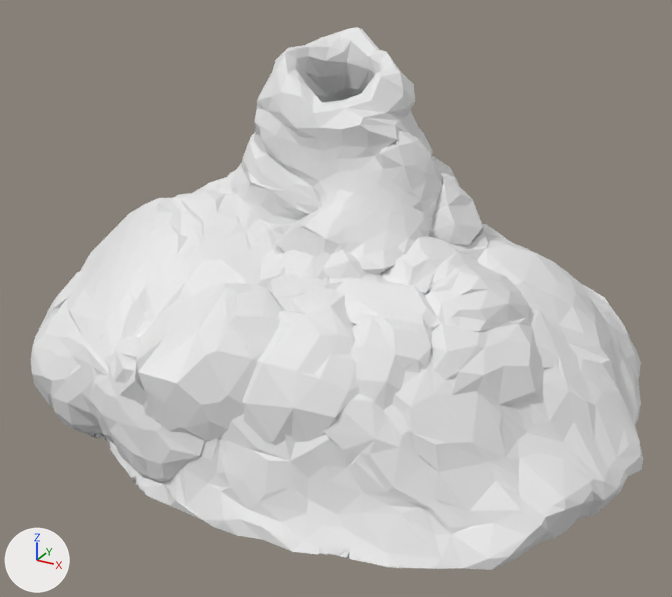
The FBX model HydroVent2.fbx as it was, and as the next commit left it.
The view is the same before and after, from a camera (50 mm lens) standing at (2.38, -3.97, 2.78) and looking at (0.23, -0.08, 0.83). The axes (+X, +Y, +Z) are drawn at lower left. The lights are the same throughout. Where no turn or scale is listed for an object, it has been applied to the vertices.

Script lines for the objects in view, before the commit:
```python
me_volcan = bpy.data.meshes.new('volcan')
me_volcan.from_pydata(...)  # 3564 vertices, 7909 faces; spans x -1.66..1.7, y -1.31..1.44, z -0.75..1.21
ob_volcan = bpy.data.objects.new('volcan', me_volcan)
ob_volcan.location = (0.162, 0.0, 0.946)
```
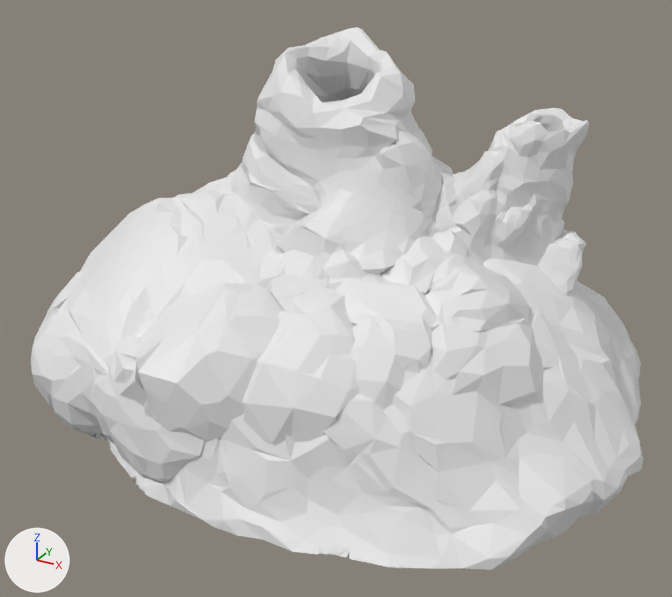
What differs and where, as boxes [x1, y1, x2, y2] in the pictures (672 x 597 px):
part 1 of me_volcan, added
    after: [425, 108, 589, 296]

The change, as a list of edits to the scene's bpy script:
```text
Change me_volcan:
    where me_volcan.from_pydata(...)  # 3564 vertices, 7909 faces; spans x -1.66..1.7, y -1.31..1.44, z -0.75..1.21
    used by ob_volcan; location = (0.162, 0.0, 0.946)
    me_volcan part 1: the loose piece of 3564 vertices spanning x -1.66..1.7, y -1.31..1.44, z -0.75..1.21 is copied, and the copy is multiplied about its middle by the matrix ((-0.055, 0.439, 0.34), (-0.394, -0.078, 0.0), (0.029, -0.228, 0.657)), then moved by (0.74, 0.13, 0.08); it spans x -0.18..1.27, y -0.46..0.86, z -0.59..0.91
```
